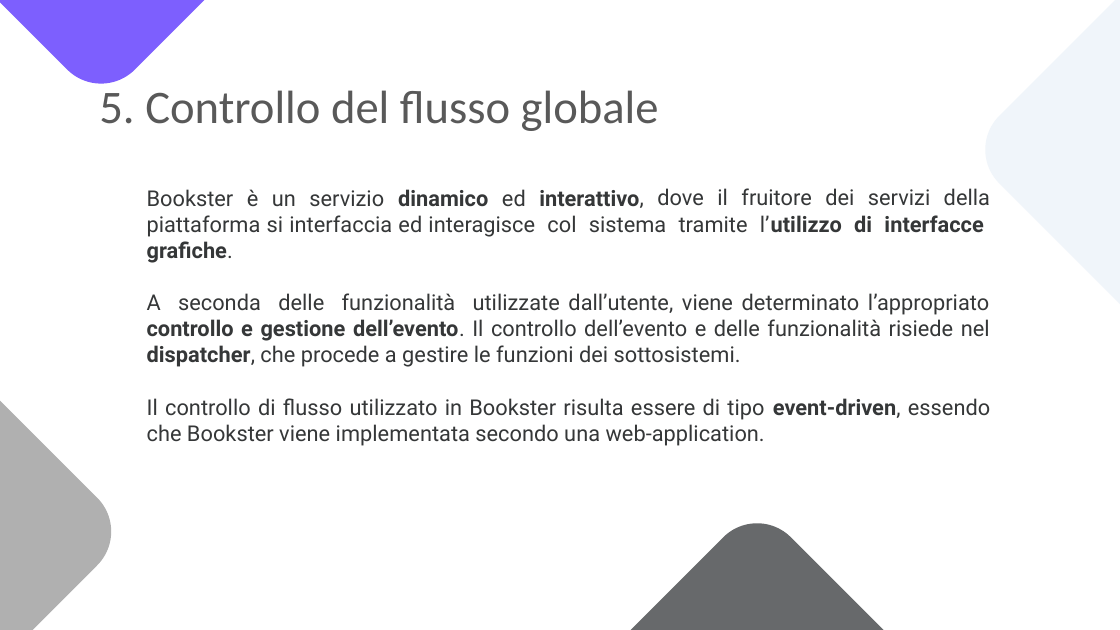
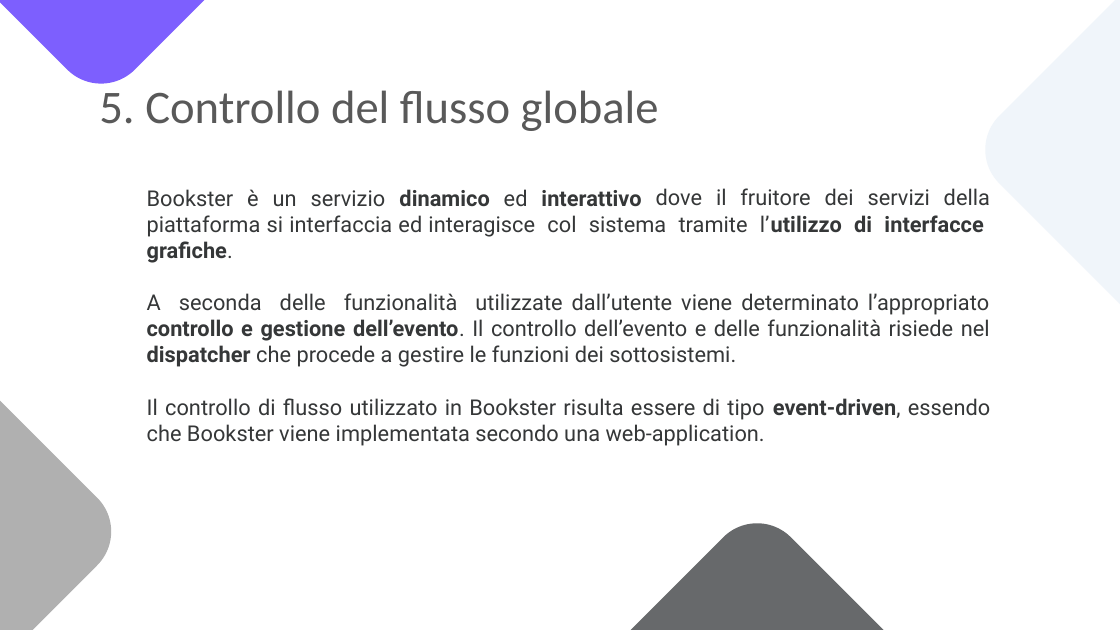
Before and after one commit to notjuary/Bookster_Classe03, a slide deck: slide 68 of DOC/Presentazione.pptx (slide 69 before the commit). Drawn at 1120x630 pixels with LibreOffice and Linux fonts; fonts in the diff are those of the drawing. Boxes give left, top, right and bottom in pixels: in the first picture for what was removed or moved away, otherwise in the second. Text is boxed around its words. In the diff, an @@ line names an element or a change of style, - is before the commit and + after.

```diff
--- a/DOC/Presentazione.pptx
+++ b/DOC/Presentazione.pptx
@@ subtitle at (x1=147, y1=188, x2=990, y2=367): text changed @@
-Bookster è un servizio dinamico ed interattivo, dove il fruitore dei servizi della piattaforma si interfaccia ed interagisce col sistema tramite l’utilizzo di interfacce grafiche.
-A seconda delle funzionalità utilizzate dall’utente, viene determinato l’appropriato controllo e gestione dell’evento. Il controllo dell’evento e delle funzionalità risiede nel dispatcher, che procede a gestire le funzioni dei sottosistemi.
+Bookster è un servizio dinamico ed interattivo dove il fruitore dei servizi della piattaforma si interfaccia ed interagisce col sistema tramite l’utilizzo di interfacce grafiche.
+A seconda delle funzionalità utilizzate dall’utente viene determinato l’appropriato controllo e gestione dell’evento. Il controllo dell’evento e delle funzionalità risiede nel dispatcher che procede a gestire le funzioni dei sottosistemi.
```
Also in this commit, not shown: 57 other slides changed, 1 slide removed.
